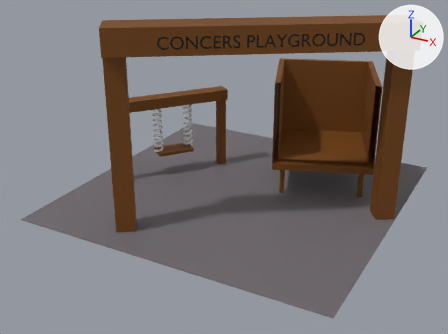
Two versions of the FBX model models/concplayground.fbx, one commit apart.
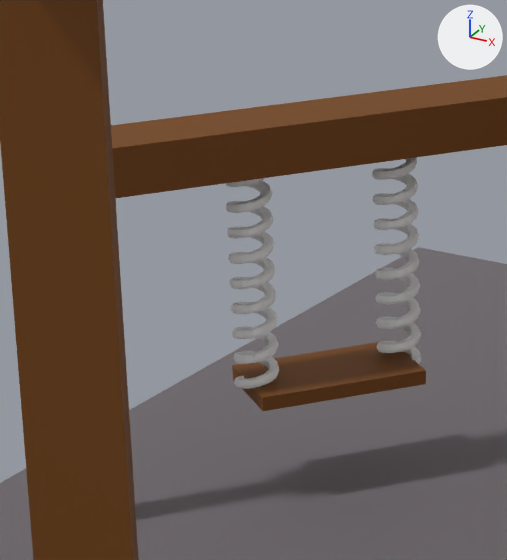
The first picture shows the older version from a 50 mm lens placed at (6.69, -13.12, 7.17), pointed at (-0.1, -0.78, 1.0). The close-ups show both versions on the part from 24% to 47% of the width and 22% to 56% of the height of that picture. Arrows for +X, +Y and +Z are at upper right; the lights stay in place. Where no turn or scale is listed for an object, it has been applied to the vertices. Vertices at the same position are counted once.

The first close-up shows 'Entry Way', 'Pendulum', 'Rope1', 'Rope2', 'Swingset'.
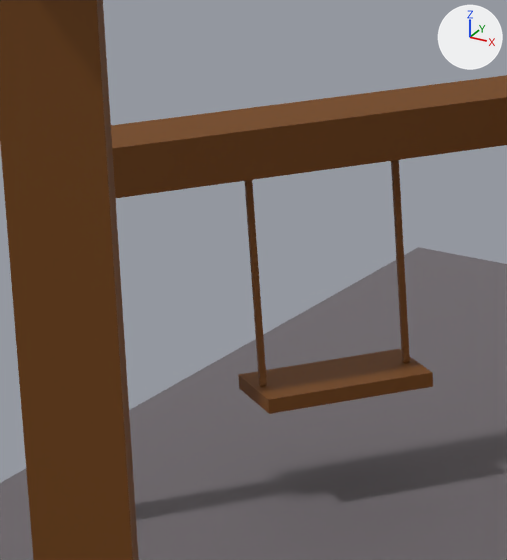
The change, as a list of edits to the scene's bpy script:
```text
Change me_cube_008:
    where me_cube_008.from_pydata(...)  # 32 vertices, 24 faces; spans x -1.96..0.23, y -2.52..0.21, z -0.97..1.25
    used by ob_swingset; location = (-1.421, 1.445, 1.001)
    me_cube_008 part 1: the loose piece of 8 vertices spanning x -1.39..-0.37, y -1.69..-0.58, z -0.38..-0.3 is deleted
Add me_cube_000:
    me_cube_000.from_pydata(...)  # 4542 vertices, 9238 faces; spans x -0.468..0.555, y -0.589..0.523, z -0.712..0.69
    me_cube_000.materials.append(mat_wood)  # brown #754300
Remove ob_rope2:
    ob_rope2 = bpy.data.objects.new('Rope2', me_mesh_001)
    ob_rope2.location = (-2.56, -0.039, 0.662)
Remove ob_rope1:
    ob_rope1 = bpy.data.objects.new('Rope1', me_mesh_002)
    ob_rope1.location = (-2.039, 0.655, 0.662)
Add ob_swingset_001:
    ob_swingset_001 = bpy.data.objects.new('Swingset.001', me_cube_000)
    ob_swingset_001.location = (-2.255, 0.274, 1.314)
```

What differs and where, as boxes [x1, y1, x2, y2] in the close-ups (507 x 560 px):
'Swingset', reshaped: before [111, 75, 507, 411]; after [111, 75, 507, 198]
'Swingset.001', added (brown): after [238, 160, 433, 414]
'Rope2', deleted: before [225, 178, 279, 389]
'Rope1', deleted: before [372, 158, 422, 365]
part 1 of me_cube_008, deleted (brown): before [232, 340, 426, 411]
